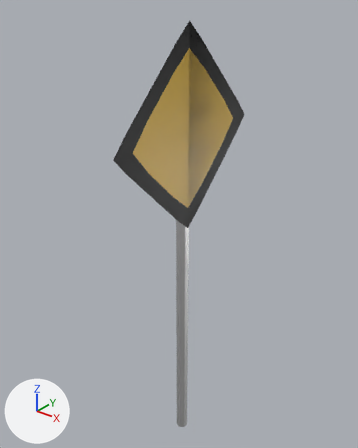
What one commit did to the FBX model Assets/Models/surehopeitdoes.fbx.
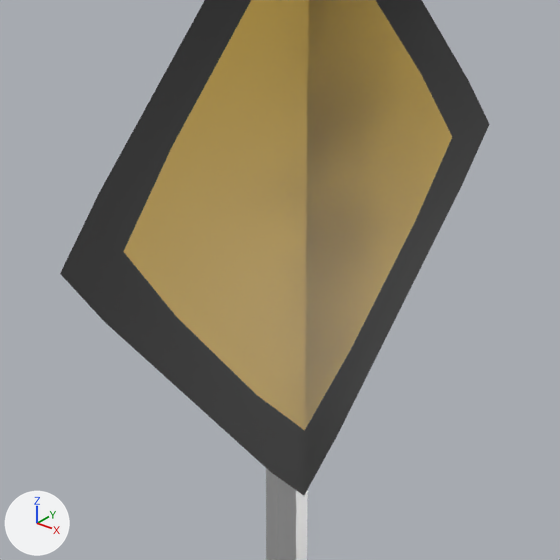
Old and new are each drawn whole from a 50 mm lens placed at (11.49, -14.81, 5.2), pointed at (-0.73, 0.46, -4.27) and again close up on the part from 26% to 74% of the width and 17% to 55% of the height. Arrows for +X, +Y and +Z are at lower left; the lights stay in place. Where no turn or scale is listed for an object, it has been applied to the vertices.

The scene before the commit, as lines of its bpy script (objects in view):
```python
me_cube_002 = bpy.data.meshes.new('Cube.002')
me_cube_002.from_pydata(...)  # 147 vertices, 116 faces; spans x -0.1..0.6, y -4.0..4.0, z -15.5..4.0
# faces by material slot: [44, 32, 40]
me_cube_002.materials.append(mat_material_002)  # white #e7e7e7
me_cube_002.materials.append(mat_material)  # yellow #e7bd3d
me_cube_002.materials.append(mat_material_001)  # black #000000
ob_cube_001 = bpy.data.objects.new('Cube.001', me_cube_002)
ob_cube_001.location = (-0.51, 0.0, 0.0)
```
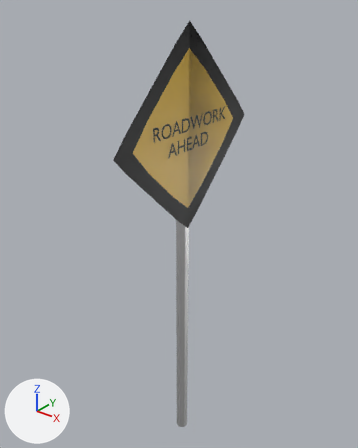
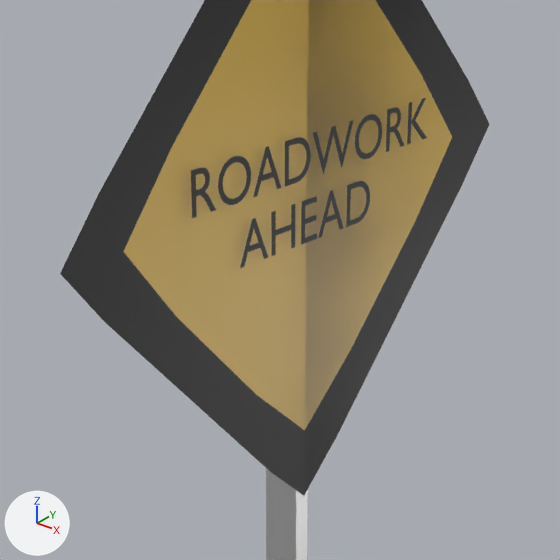
What differs and where, as boxes (x1, y1, x2, y2) in the close-ups (560 x 560 px):
'Text', added (black)
    after: (191, 98, 427, 268)

What the commit changed:
Mesh me_text is new.
It has 569 vertices, 561 faces and spans x 0.0, y 0.06..4.57, z -0.77..0.53.
It uses material mat_material_001 (black #000000).
Object 'Text' (ob_text) is new; it shows me_text.
Its location is (0.22, -2.22, 0.15).
